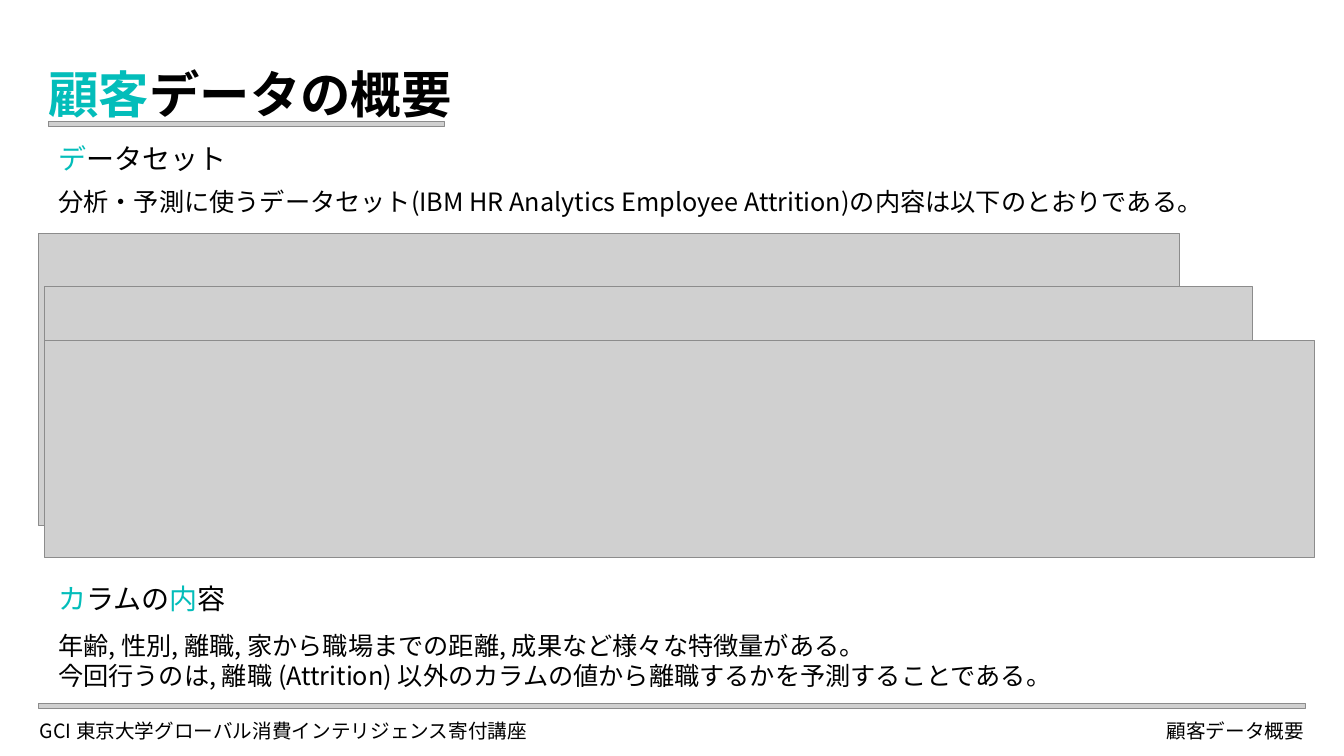
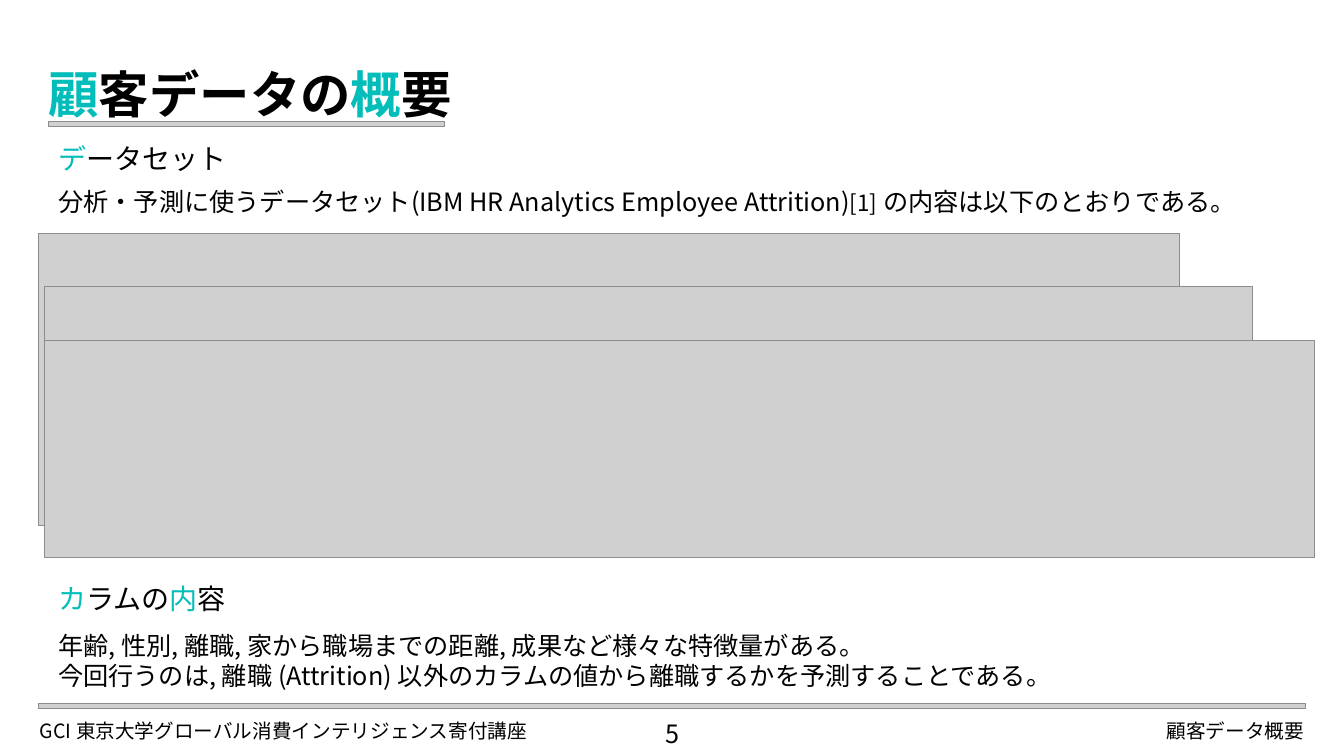
Before and after one commit to elsy0111/GCI2023Winter, a slide deck: slide 5 of LDA_Attrition.pptx. Drawn at 1344x756 pixels with LibreOffice and Linux fonts; fonts in the diff are those of the drawing; grey boxes stand for pictures. Boxes give left, top, right and bottom in pixels: in the first picture for what was removed or moved away, otherwise in the second. Text is boxed around its words. In the diff, an @@ line names an element or a change of style, - is before the commit and + after.

```diff
--- a/LDA_Attrition.pptx
+++ b/LDA_Attrition.pptx
@@ text "顧客データの概要" at [49, 69, 452, 126]: text colour #03BDBA to #000000, text colour #000000 to #03BDBA in "顧客データの概要" @@
@@ text at [58, 189, 1236, 217]: text changed @@
-分析・予測に使うデータセット(IBM HR Analytics Employee Attrition)の内容は以下のとおりである。
+分析・予測に使うデータセット(IBM HR Analytics Employee Attrition)[1] の内容は以下のとおりである。
@@ text added at [665, 724, 679, 744], 18 pt, text #000000 @@
+5
```
Also in this commit, not shown: 11 other slides changed, 2 slides added, 7 other files.
